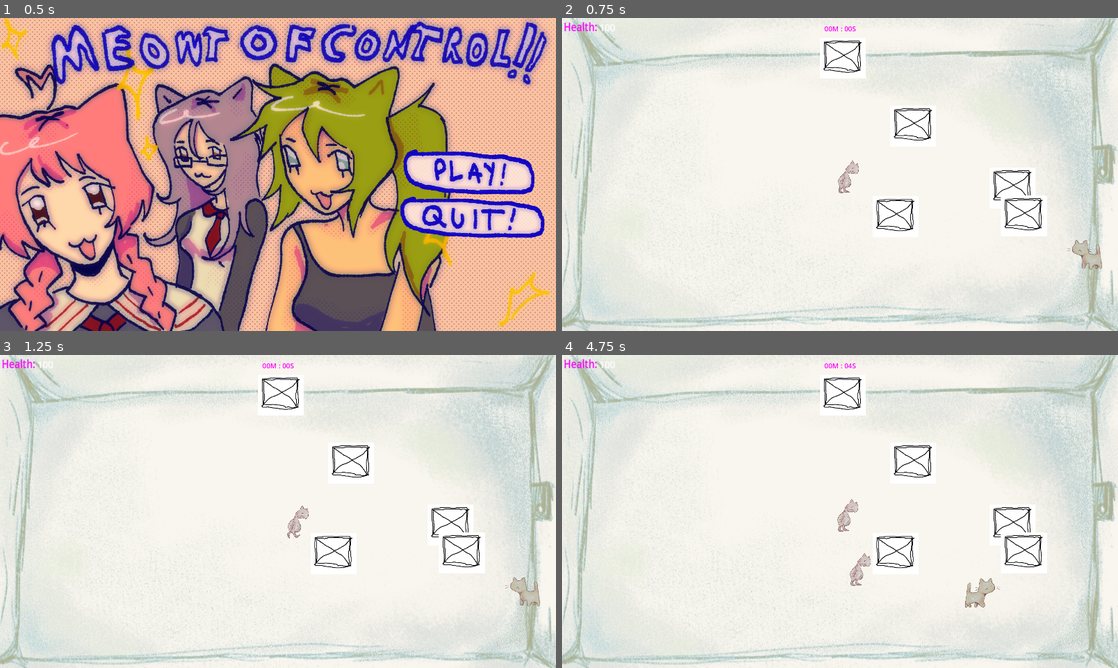
Above: before the commit, frames 1-4 (two rows, left to right).
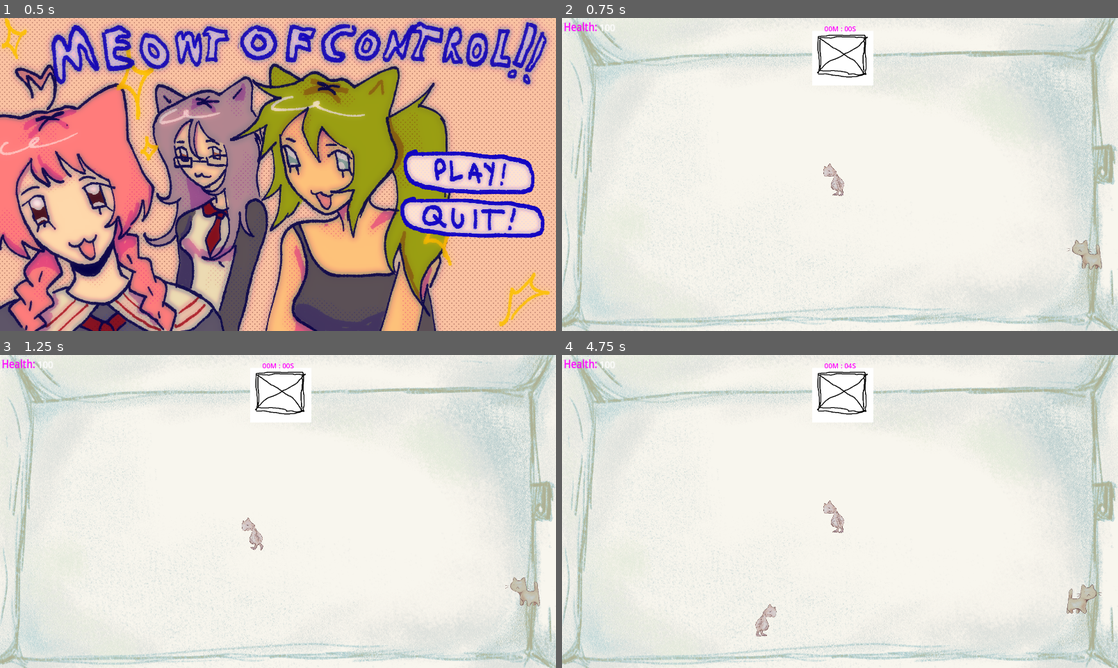
Above: after the commit, the same moments.

Repository: RobertKadak/GameCamp-2024
Game: Godot game, scene res://Menu folder/menu.tscn
The game is run twice, just before and just after one commit, with the same random seed, the same clock (stepped at 60 frames per second) and the same inputs.
Inputs (mouse positions are in pixels of both pictures, inside the frame that each line leads up to):
- Up to frame 1 (0.5 s): no input
- Up to frame 2 (0.75 s): click (1034, 171) at 0.5 s
- Up to frame 3 (1.25 s): no input
- Up to frame 4 (4.75 s): tap Enter (ui_accept) at 1.25, 1.52, 2.27, 3.77, 4.52 s; move the mouse to (962, 495) at 1.27 s; hold D (move_right) 1.28-2.78 s; click (962, 495) at 1.35 s; move the mouse to (728, 527) at 2.02 s; right-click (728, 527) at 2.1 s; move the mouse to (895, 442) at 2.77 s; hold A (move_left) 2.78-3.53 s; tap Shift (move_dash) at 2.85 s; move the mouse to (812, 574) at 3.52 s; hold D (move_right) from 3.53 s (still down); click (812, 574) at 3.6 s; move the mouse to (1006, 558) at 4.27 s; hold Right mouse button (attack_ranged) from 4.28 s (still down)

Frame 1 is identical in both runs. In frame 2, 1.7% of the frame differs, in the area x 45-88%, y 5-70%; in frame 3, 1.7%; in frame 4, 2.6%, in the area x 34-98%, y 5-90%.

Commit message:
Revert "test"

Diff:
--- a/scenes/levels/level_1.gd
+++ b/scenes/levels/level_1.gd
@@ -21,7 +21,6 @@
 		if(area.overlaps_area(i)):
 			return true
 		return false
-
 func is_level_clear():
 	var enemies = get_tree().get_nodes_in_group("Enemy")
 	return len(enemies) == 0
@@ -43,11 +42,8 @@
 			var object = object_resource.instantiate()
 			object.position = Vector2(x, y)
 			if(!is_coliding(object.get_node("Area2D"))):
-				add_child(object)
 				$NavigationRegion2D.add_child(object)
 				count -=1
-			else:
-				object.queue_free()
 		# Might add some constriction checks
 
 func clear():
--- a/scenes/levels/level_1.tscn
+++ b/scenes/levels/level_1.tscn
@@ -31,6 +31,7 @@
 [node name="Camera2D" type="Camera2D" parent="."]
 
 [node name="NavigationRegion2D" type="NavigationRegion2D" parent="."]
+visible = false
 position = Vector2(-1, -1)
 scale = Vector2(1.00527, 0.993624)
 navigation_polygon = SubResource("NavigationPolygon_d840p")
--- a/scenes/object.tscn
+++ b/scenes/object.tscn
@@ -9,7 +9,6 @@
 size = Vector2(19.2552, 76.8288)
 
 [node name="Object" type="Node2D"]
-scale = Vector2(0.75, 0.75)
 
 [node name="Sprite2D" type="Sprite2D" parent="."]
 texture = ExtResource("1_govr5")
Not shown: 1 places in characters/boss.tscn that only renumber resources
